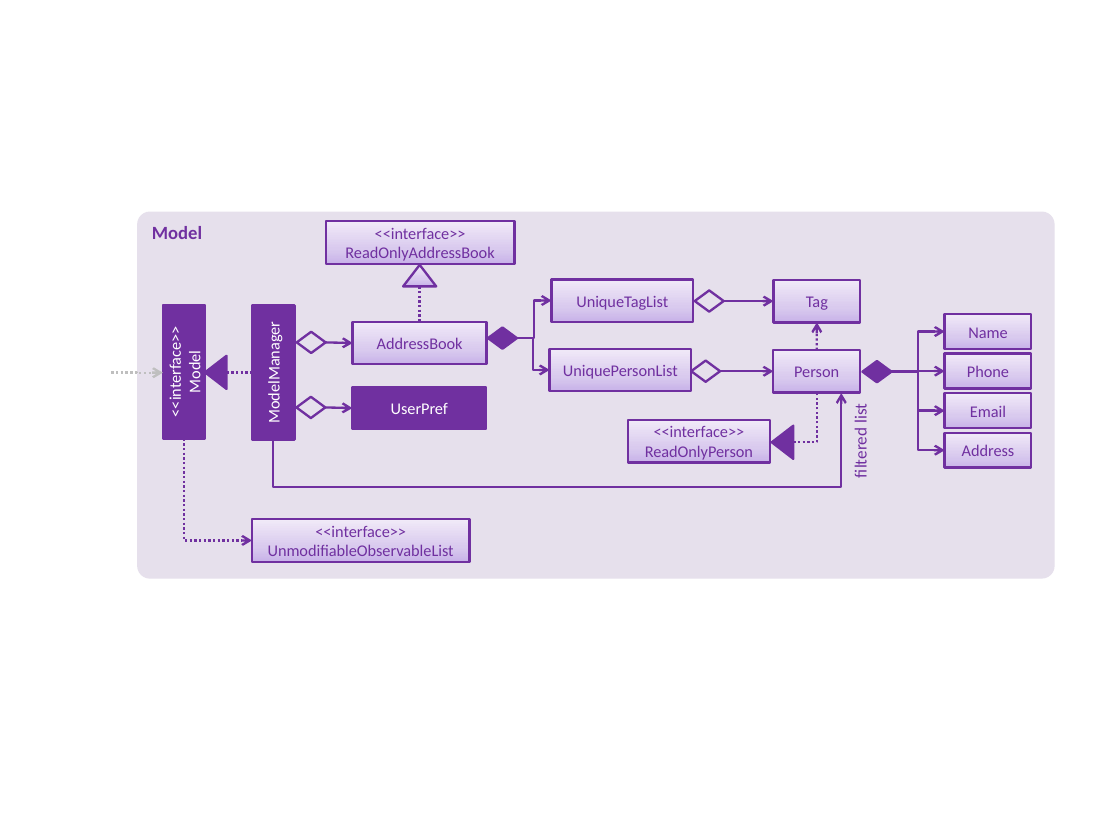
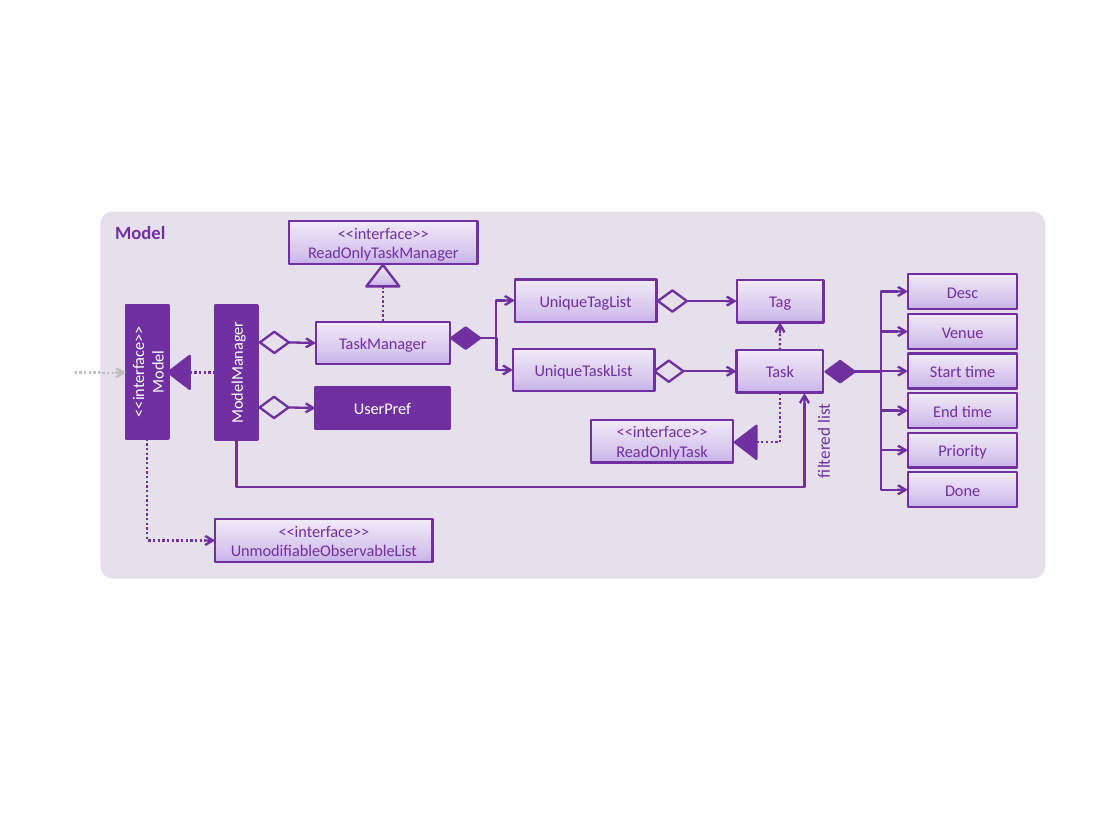
Before and after one commit to CS2103AUG2016-T16-C3/addressbook-level4, a slide deck: slide 7 of docs/diagrams/Diagrams.pptx. Drawn at 1120x840 pixels with LibreOffice and Linux fonts; fonts in the diff are those of the drawing. Boxes give left, top, right and bottom in pixels: in the first picture for what was removed or moved away, otherwise in the second. Text is boxed around its words. In the diff, an @@ line names an element or a change of style, - is before the commit and + after.

Commit message:
Updated file's cover page to TaskNinja
Also edited Architecture (removed Web cloud), Model (added new TaskProperties) and UI diagrams (removed brower panel)

```diff
--- a/docs/diagrams/Diagrams.pptx
+++ b/docs/diagrams/Diagrams.pptx
@@ rounded rectangle "Model": place and size @@
-rounded rectangle "Model" at bbox=[137, 212, 1054, 579]
+rounded rectangle "Model" at bbox=[101, 212, 1046, 579]
@@ text in rectangle at bbox=[308, 228, 459, 261]: text changed @@
-<<interface>>
-ReadOnlyAddressBook
+<<interface>>
+ReadOnlyTaskManager
@@ elbow arrow added from (855, 372) to (908, 291), #7030A0 1.5 pt @@
@@ rectangle added at bbox=[908, 274, 1018, 309], fill gradient #C9B5E8 to #D8CBEE to #F0EAF9, outline #7030A0 1.5 pt, 10.5 pt, text #7030A0 @@
+Desc
@@ rectangle added at bbox=[316, 321, 450, 364], fill gradient #C9B5E8 to #D8CBEE to #F0EAF9, outline #7030A0 1.5 pt, 10.5 pt, text #7030A0 @@
+TaskManager
@@ rectangle removed at bbox=[353, 321, 487, 364] @@
-AddressBook
@@ rectangle added at bbox=[908, 314, 1018, 348], fill gradient #C9B5E8 to #D8CBEE to #F0EAF9, outline #7030A0 1.5 pt, 10.5 pt, text #7030A0 @@
+Venue
@@ rectangle removed at bbox=[944, 314, 1030, 348] @@
-Name
@@ rectangle added at bbox=[513, 348, 655, 391], fill gradient #C9B5E8 to #D8CBEE to #F0EAF9, outline #7030A0 1.5 pt, 10.5 pt, text #7030A0 @@
+UniqueTaskList
@@ rectangle removed at bbox=[550, 348, 692, 391] @@
-UniquePersonList
@@ rectangle added at bbox=[737, 351, 823, 393], fill gradient #C9B5E8 to #D8CBEE to #F0EAF9, outline #7030A0 1.5 pt, 10.5 pt, text #7030A0 @@
+Task
@@ rectangle removed at bbox=[773, 351, 859, 393] @@
-Person
@@ rectangle added at bbox=[908, 354, 1018, 389], fill gradient #C9B5E8 to #D8CBEE to #F0EAF9, outline #7030A0 1.5 pt, 10.5 pt, text #7030A0 @@
+Start time
@@ rectangle removed at bbox=[944, 354, 1030, 389] @@
-Phone
@@ elbow arrow added from (855, 372) to (908, 489), #7030A0 1.5 pt @@
@@ rectangle added at bbox=[908, 393, 1018, 428], fill gradient #C9B5E8 to #D8CBEE to #F0EAF9, outline #7030A0 1.5 pt, 10.5 pt, text #7030A0 @@
+End time
@@ rectangle removed at bbox=[944, 393, 1030, 428] @@
-Email
@@ 11 elbow arrows, 8 rectangles, 6 diamonds, 3 arrows, 3 triangles, 2 elbow lines, 1 text, 1 line: place and size @@
-11 elbow arrows, 8 rectangles, 6 diamonds, 3 arrows, 3 triangles, 2 elbow lines, 1 text, 1 line at bbox=[112, 222, 944, 562]
+11 elbow arrows, 8 rectangles, 6 diamonds, 3 arrows, 3 triangles, 2 elbow lines, 1 text, 1 line at bbox=[75, 222, 908, 562]
@@ text in rectangle at bbox=[616, 426, 708, 462]: text changed @@
-<<interface>>
-ReadOnlyPerson
+<<interface>>
+ReadOnlyTask
@@ rectangle added at bbox=[908, 432, 1018, 467], fill gradient #C9B5E8 to #D8CBEE to #F0EAF9, outline #7030A0 1.5 pt, 10.5 pt, text #7030A0 @@
+Priority
@@ rectangle removed at bbox=[944, 432, 1030, 467] @@
-Address
@@ rectangle added at bbox=[908, 473, 1018, 507], fill gradient #C9B5E8 to #D8CBEE to #F0EAF9, outline #7030A0 1.5 pt, 10.5 pt, text #7030A0 @@
+Done
```
Also in this commit, not shown: 3 other slides changed.
